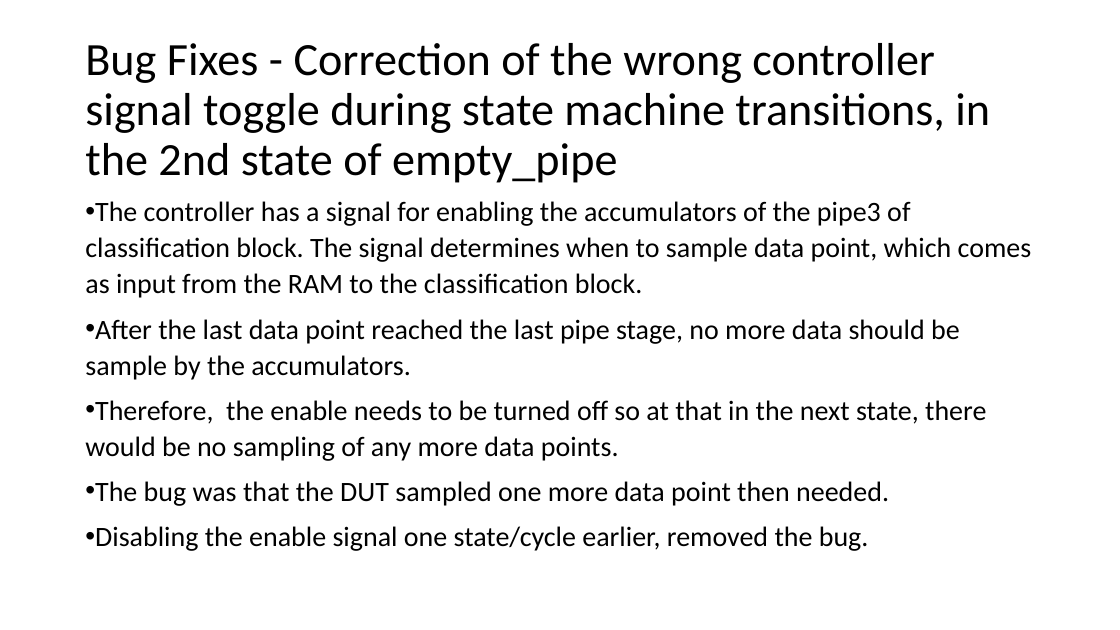
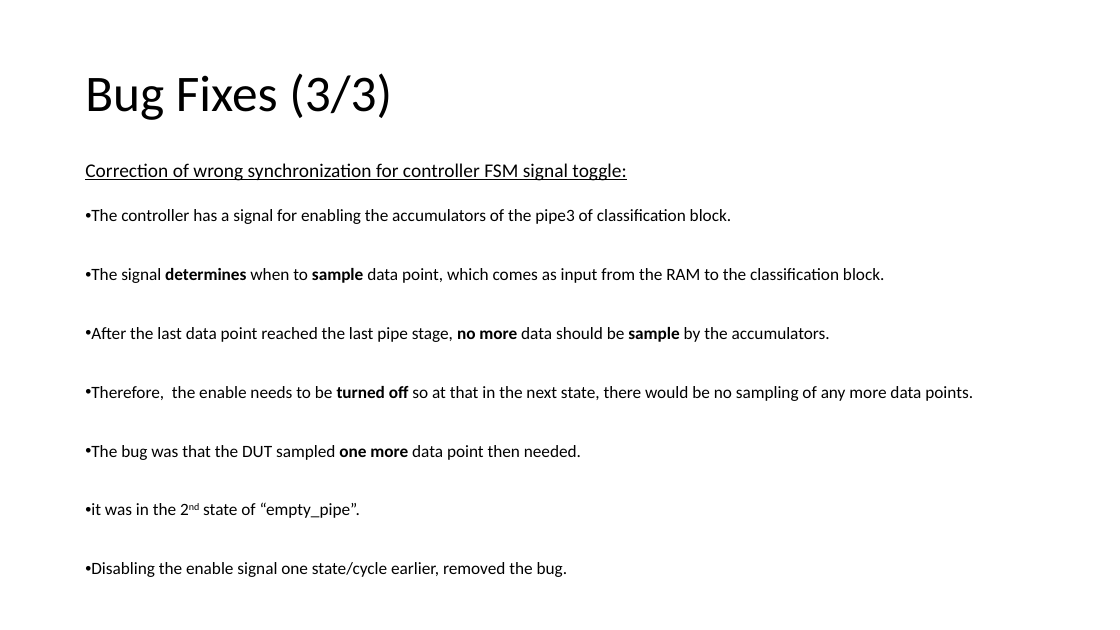
Before and after one commit to liotahuf/UVM_project, a slide deck: slide 33 of Final presentation 3.pptx. Drawn at 1120x630 pixels with LibreOffice and Linux fonts; fonts in the diff are those of the drawing. Boxes give left, top, right and bottom in pixels: in the first picture for what was removed or moved away, otherwise in the second. Text is boxed around its words. In the diff, an @@ line names an element or a change of style, - is before the commit and + after.

```diff
--- a/Final presentation 3.pptx
+++ b/Final presentation 3.pptx
@@ title removed at box(85, 43, 990, 183) @@
-Bug Fixes - Correction of the wrong controller signal toggle during state machine transitions, in the 2nd state of empty_pipe
@@ text added at box(85, 73, 392, 120), 44 pt, text #000000 @@
+Bug Fixes (3/3)
@@ text "Correction of wrong synchronization for ...": place and size @@
-text "Correction of wrong synchronization for ..." at box(85, 201, 1032, 551)
+text "Correction of wrong synchronization for ..." at box(85, 163, 973, 577)
@@ text at box(85, 163, 885, 283): text changed; size 24 to 14.8 pt @@
-• The controller has a signal for enabling the accumulators of the pipe3 of classification block. The signal determines when to sample data point, which comes as input from the RAM to the classification block.
+Correction of wrong synchronization for controller FSM signal toggle:
+• The controller has a signal for enabling the accumulators of the pipe3 of classification block.
+• The signal determines when to sample data point, which comes as input from the RAM to the classification block.
@@ text at box(85, 327, 973, 577): size 24 to 14.8 pt in "After the last data point reached the ...", "Therefore, the enable needs to be turned ...", "The bug was that the DUT sampled ...", "Disabling the enable signal one state/cycle earlier, ..."; bold on in "no more sample", "turned off", "one more"; line spacing 1.07 to 0.97 @@
@@ text at box(85, 502, 360, 518): paragraph added @@
+• it was in the 2nd state of “empty_pipe”.
```
Also in this commit, not shown: 3 other slides changed.
